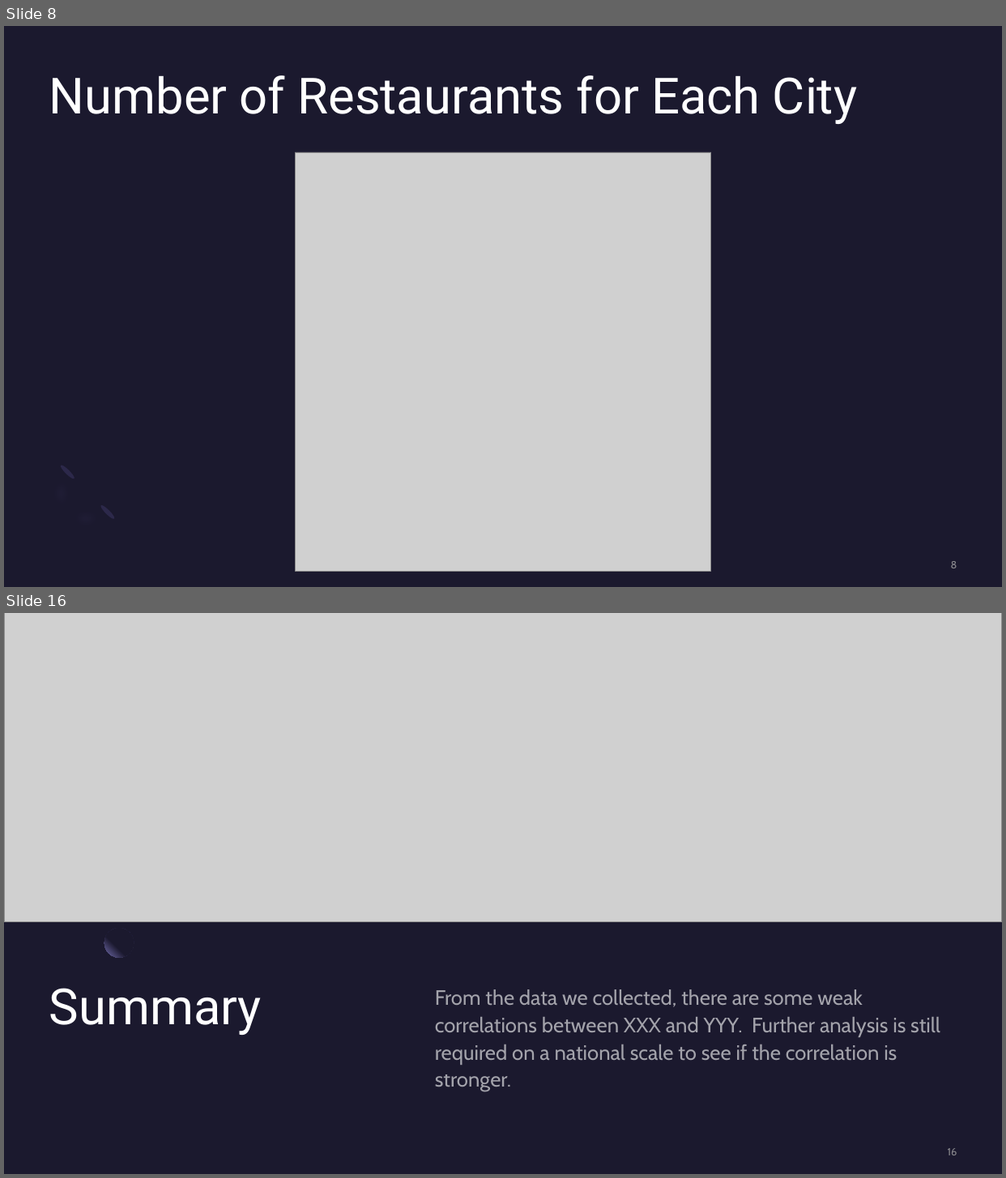
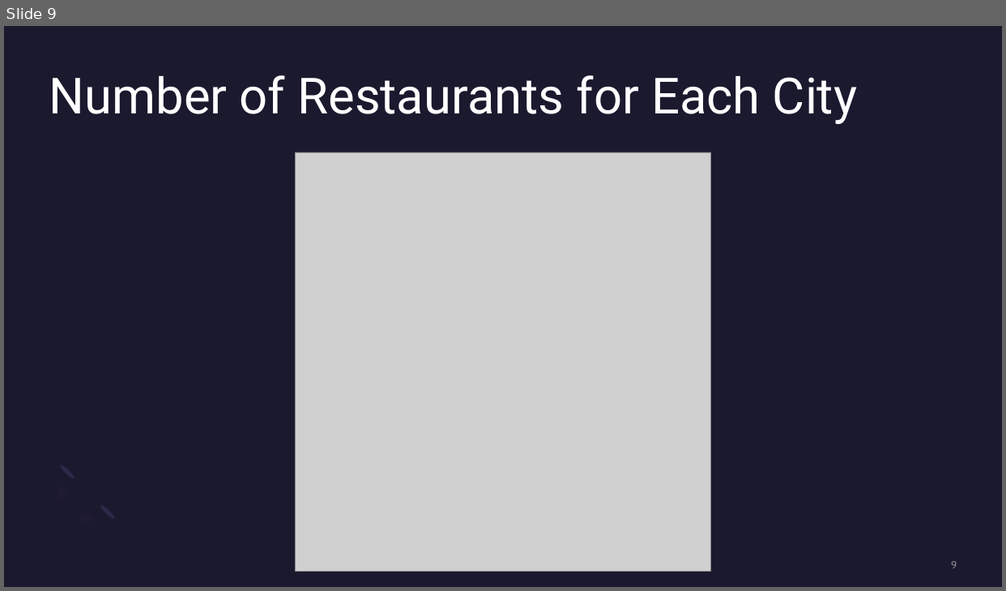
Before and after one commit to mward95/Restaurant_API, a slide deck: Sanjay Dabra/Presentation1.pptx. Shown one above the other, each under a label of ours: slides 8 and 16 before the commit, slide 9 after it; the slides between them are not shown. The pictures are 1006x1178 and 1006x591 pixels, drawn with LibreOffice and Linux fonts; fonts in the diff are those of the drawing; grey boxes stand for pictures. Boxes give left, top, right and bottom in pixels: in the first picture for what was removed or moved away, otherwise in the second. Text is boxed around its words. In the diff, an @@ line names an element or a change of style, - is before the commit and + after.

```diff
--- a/Sanjay Dabra/Presentation1.pptx
+++ b/Sanjay Dabra/Presentation1.pptx
@@ slide 16 removed at (4, 613, 1002, 1174), background #1B192E @@
@@ picture removed at (4, 613, 1002, 922) @@
@@ ellipse removed at (104, 928, 134, 957) @@
@@ title removed at (49, 988, 262, 1035) @@
-Summary
@@ text removed at (435, 990, 940, 1092) @@
-From the data we collected, there are some weak correlations between XXX and YYY. Further analysis is still required on a national scale to see if the correlation is stronger.
@@ page number removed at (948, 1148, 957, 1156) @@
-16
@@ what was slide 8 is now slide 9 @@
@@ page number at (951, 561, 957, 569): text changed @@
-8
+9
```
Also in this commit, not shown: 7 slides changed, 4 slides added, 2 other slides removed.
